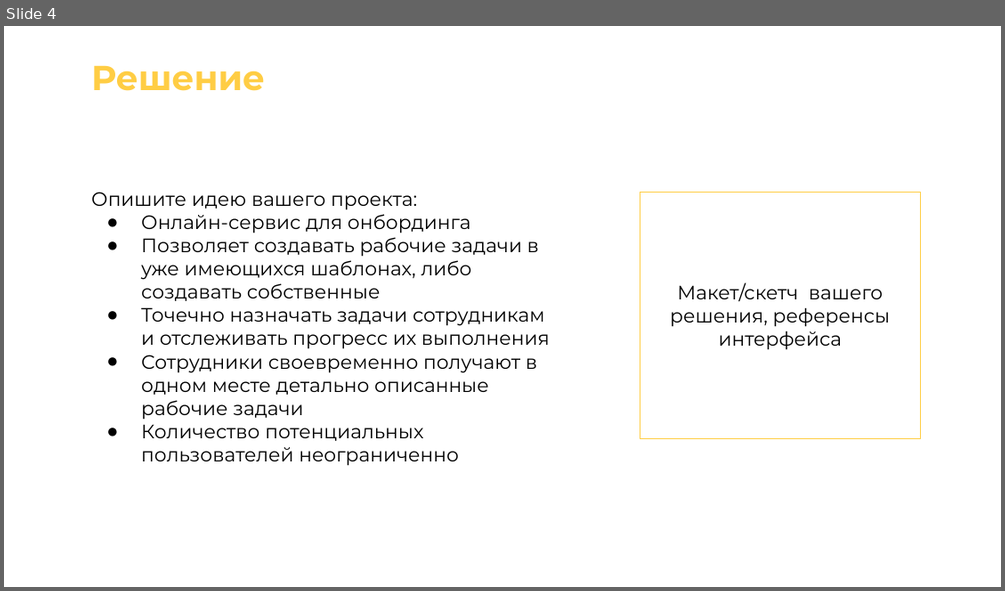
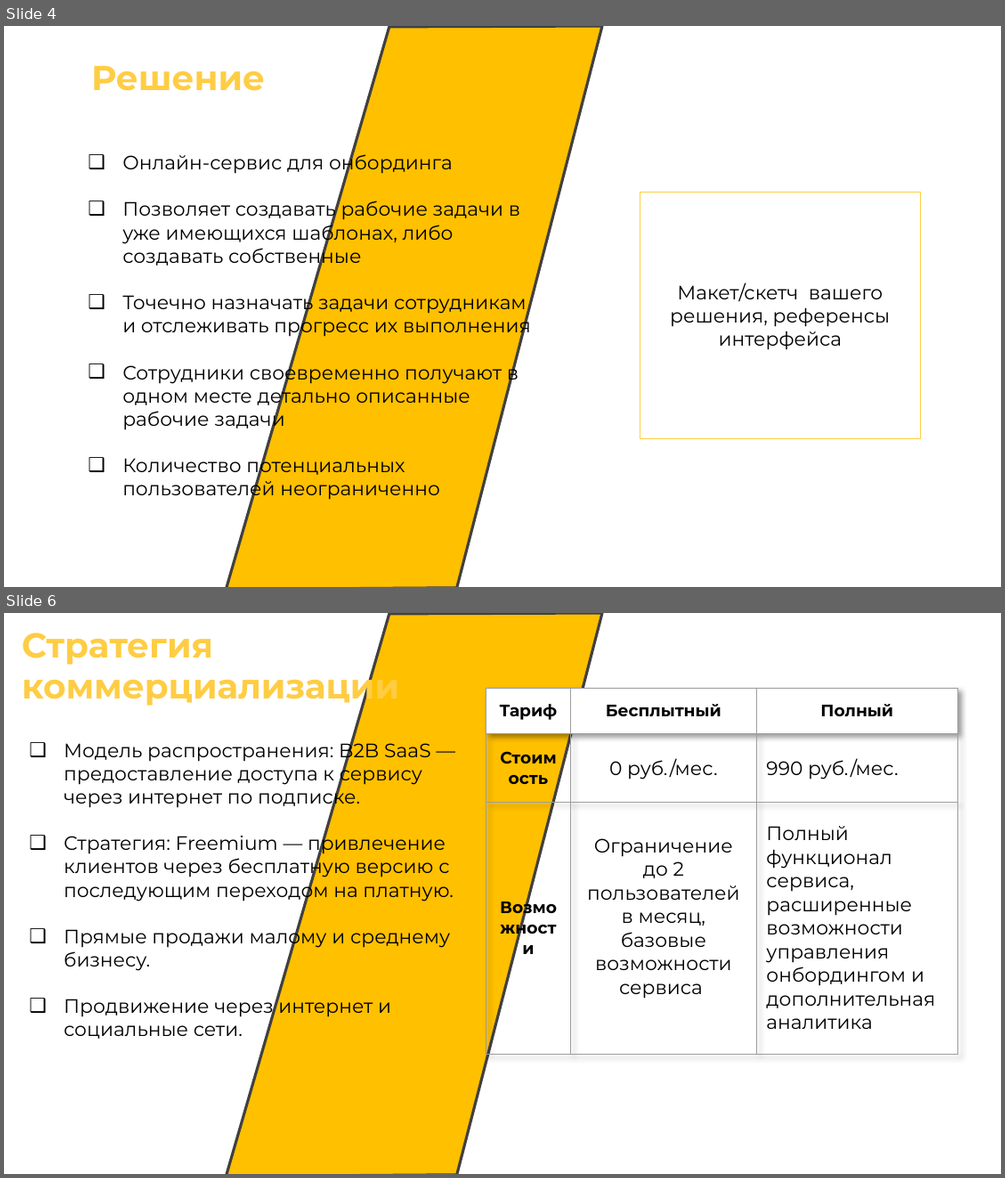
Before and after one commit to zetLighter/tech-pred, a slide deck: Шаблон презентации.pptx. Shown one above the other, each under a label of ours: slide 4 before the commit, slides 4 and 6 after it; the slides between them are not shown. The pictures are 1005x591 and 1005x1178 pixels, drawn with LibreOffice and Linux fonts; fonts in the diff are those of the drawing. Boxes give left, top, right and bottom in pixels: in the first picture for what was removed or moved away, otherwise in the second. Text is boxed around its words. In the diff, an @@ line names an element or a change of style, - is before the commit and + after.

```diff
--- a/Шаблон презентации.pptx
+++ b/Шаблон презентации.pptx
@@ slide 6 added at (x1=4, y1=613, x2=1001, y2=1174), background #FFFFFF; not listed: 1 template element that a slide beside it also shows @@
@@ text added at (x1=22, y1=633, x2=399, y2=708), 25 pt, text #FFCD44, bold @@
+Стратегия коммерциализации
@@ table added at (x1=485, y1=689, x2=957, y2=1054), 3 rows, 3 columns @@
+Тариф | Бесплытный | Полный
+Стоимость | 0 руб./мес. | 990 руб./мес.
+Возможности | Ограничение до 2 пользователей в месяц, базовые возможности сервиса | Полный функционал сервиса, расширенные возможности управления онбордингом и дополнительная аналитика
@@ text added at (x1=64, y1=738, x2=453, y2=1038), 14 pt, text #000000 @@
+❑ Модель распространения: B2B SaaS — предоставление доступа к сервису через интернет по подписке.
+❑ Стратегия: Freemium — привлечение клиентов через бесплатную версию с последующим переходом на платную.
+❑ Прямые продажи малому и среднему бизнесу.
+❑ Продвижение через интернет и социальные сети.
@@ slide 4 changed as well @@
@@ freeform shape added at (x1=226, y1=26, x2=602, y2=587), fill #FFC000, outline #404040 2 pt @@
@@ text "Онлайн-сервис для онбординга" moved from (x1=91, y1=192, x2=550, y2=466) to (x1=122, y1=151, x2=531, y2=500) @@
@@ text "Онлайн-сервис для онбординга" at (x1=122, y1=151, x2=531, y2=500): bullet ● to ❑ @@
@@ text at (x1=91, y1=192, x2=417, y2=210): paragraph removed @@
-Опишите идею вашего проекта:
```
Also in this commit, not shown: 4 other slides changed, 5 other slides added, 6 slides removed, 1 other file.
